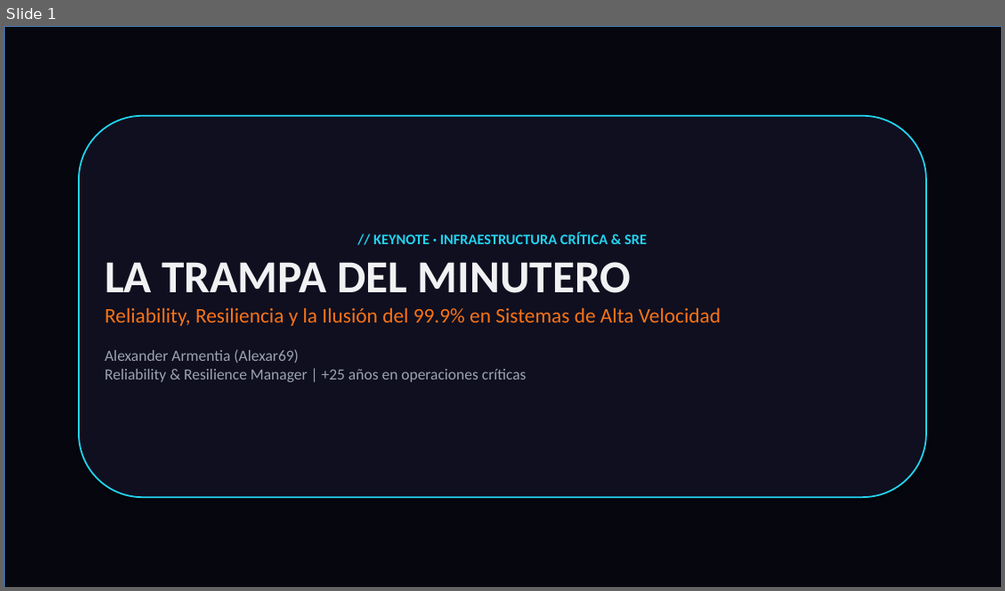
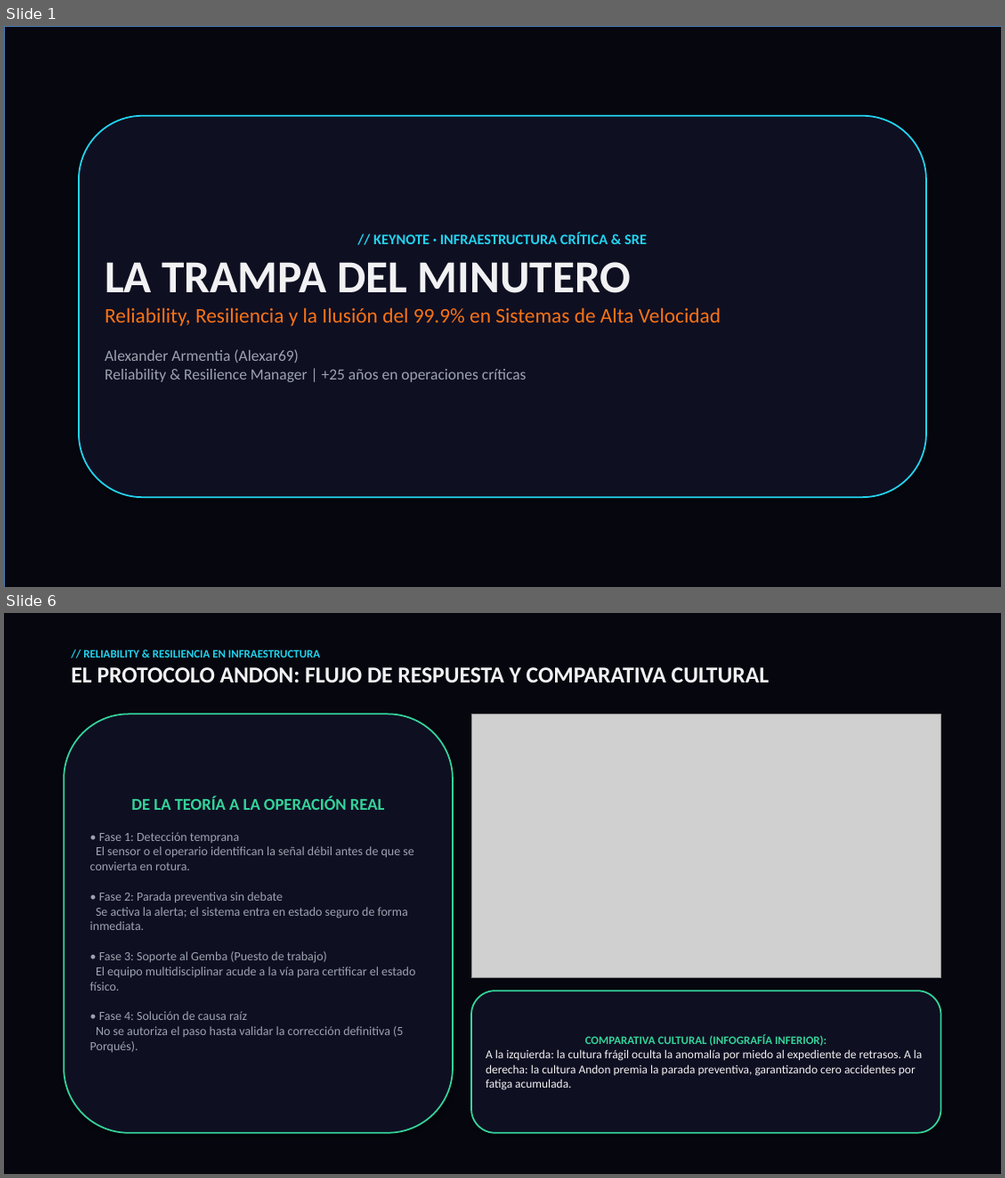
Before and after one commit to alexar69-pixel/alexar69-pixel.github.io, a slide deck: presentacion-reliability-resiliencia-adamuz-urda.pptx. Shown one above the other, each under a label of ours: slide 1 before the commit, slides 1 and 6 after it; the slides between them are not shown. The pictures are 1005x591 and 1005x1178 pixels, drawn with LibreOffice and Linux fonts; fonts in the diff are those of the drawing; grey boxes stand for pictures; background and template pictures are left out. Boxes give left, top, right and bottom in pixels: in the first picture for what was removed or moved away, otherwise in the second. Text is boxed around its words. In the diff, an @@ line names an element or a change of style, - is before the commit and + after.

Commit message:
feat(presentation): enrich deck with visual explanatory diagrams and Toyota Andon Stop the Line illustrations

```diff
--- a/presentacion-reliability-resiliencia-adamuz-urda.pptx
+++ b/presentacion-reliability-resiliencia-adamuz-urda.pptx
@@ slide 6 added at [4, 613, 1001, 1174], background #FFFFFF @@
@@ rectangle added at [4, 613, 1001, 1174], fill #06060F @@
@@ text added at [71, 649, 769, 682], 22 pt, text #F1F1F3, bold @@
+// RELIABILITY & RESILIENCIA EN INFRAESTRUCTURA
+EL PROTOCOLO ANDON: FLUJO DE RESPUESTA Y COMPARATIVA CULTURAL
@@ rounded rectangle added at [64, 714, 453, 1133], fill #0F0F22, outline #34D399 1.5 pt, 12 pt, text #9CA3AF @@
+DE LA TEORÍA A LA OPERACIÓN REAL
+• Fase 1: Detección temprana
+El sensor o el operario identifican la señal débil antes de que se convierta en rotura.
+• Fase 2: Parada preventiva sin debate
+Se activa la alerta; el sistema entra en estado seguro de forma inmediata.
+• Fase 3: Soporte al Gemba (Puesto de trabajo)
+El equipo multidisciplinar acude a la vía para certificar el estado físico.
+• Fase 4: Solución de causa raíz
+No se autoriza el paso hasta validar la corrección definitiva (5 Porqués).
@@ picture added at [471, 714, 941, 978] @@
@@ rounded rectangle added at [471, 990, 941, 1133], fill #0F0F22, outline #34D399 1.5 pt, 11.5 pt, text #F1F1F3 @@
+COMPARATIVA CULTURAL (INFOGRAFÍA INFERIOR):
+A la izquierda: la cultura frágil oculta la anomalía por miedo al expediente de retrasos. A la derecha: la cultura Andon premia la parada preventiva, garantizando cero accidentes por fatiga acumulada.
```
Also in this commit, not shown: 1 other slide changed, 6 other slides added, 6 slides removed, 12 other files.
